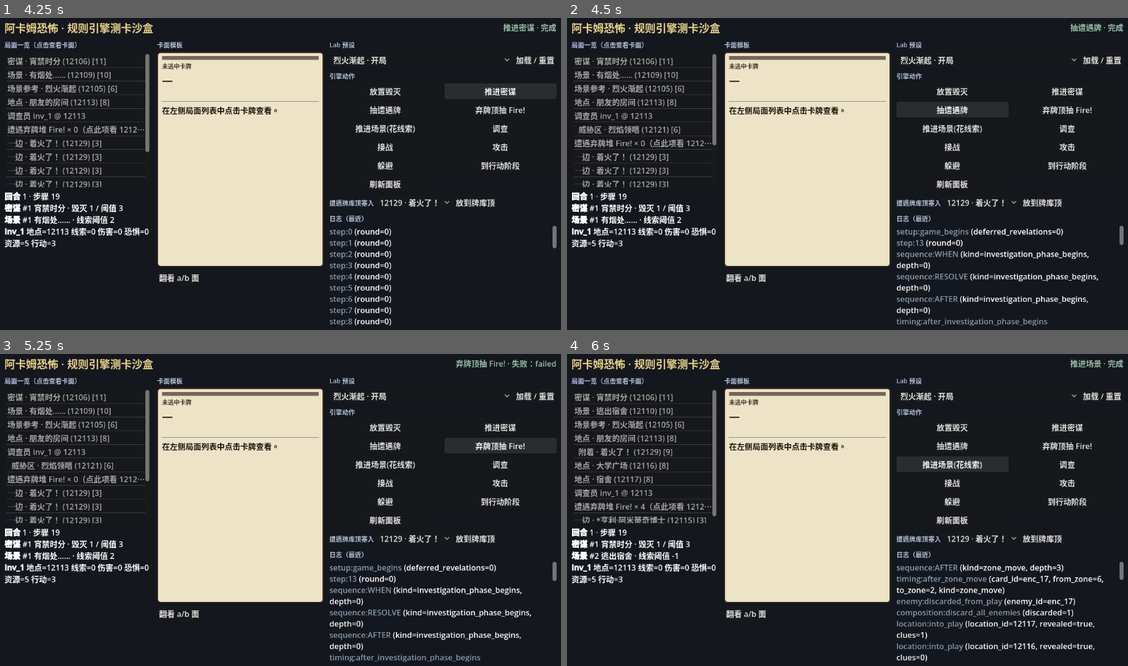
Above: before the commit, frames 1-4 (two rows, left to right).
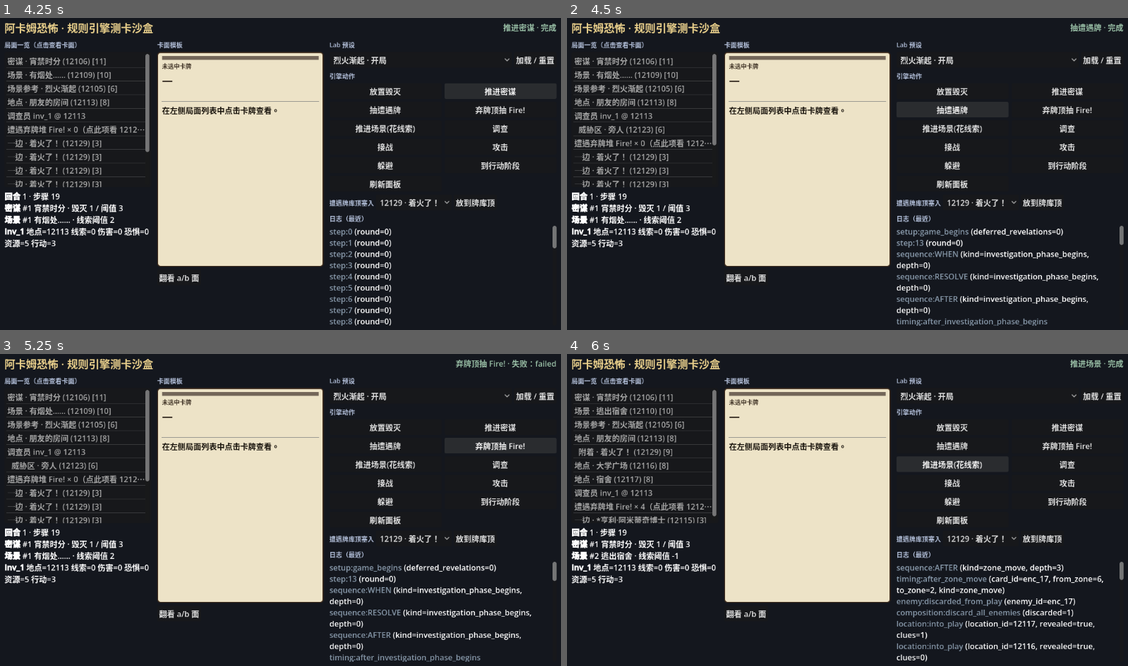
Above: after the commit, the same moments.

Repository: BlastMasterCreeper/arkhamhorror
Game: Godot game, scene res://ui/sandbox/sandbox.tscn
Two runs of this game, one before a commit and one after it. Both use one fixed random seed, a clock stepped at 60 frames per second and the inputs below.
Inputs:
- Up to frame 1 (4.25 s): click "翻看 a/b 面" at 0.5 s; click "烈火渐起 · 开局" at 1.25 s; click "加载 / 重置" at 2 s; click "放置毁灭" at 2.75 s; click "推进密谋" at 3.5 s
- Up to frame 2 (4.5 s): click "抽遭遇牌" at 4.25 s
- Up to frame 3 (5.25 s): click "弃牌顶抽 Fire!" at 5 s
- Up to frame 4 (6 s): click "推进场景(花线索)" at 5.75 s

Frame 1 is identical in both runs. In frame 2, 0.2% of the frame differs, in the area x 7-21%, y 34-38%; in frame 3, 0.2%; in frame 4, nothing differs.

Commit message:
refactor: merge G6 into single seq.framework.phase_boundary
Use phase/boundary params; keep TC.kind subdivided for Forced
match_kind. investigation_phase_ends remains an alias.

Co-authored-by: BlastMasterCreeper <BlastMasterCreeper@users.noreply.github.com>

Diff:
--- a/bootstrap/sequence_catalog_bootstrap.gd
+++ b/bootstrap/sequence_catalog_bootstrap.gd
@@ -390,47 +390,25 @@
 
 
 static func _register_mythos_flows(catalog: SequenceCatalog) -> void:
-	## G6：四阶段 begins/ends 钩子（仅 WHEN/AFTER；步进仍在 FrameworkFlowEngine）。
-	_register_phase_boundary(
-		catalog, PhaseBoundaryFlow.FLOW_MYTHOS_BEGINS, &"mythos", &"begins"
-	)
-	_register_phase_boundary(
-		catalog, PhaseBoundaryFlow.FLOW_MYTHOS_ENDS, &"mythos", &"ends"
-	)
-	_register_phase_boundary(
-		catalog, PhaseBoundaryFlow.FLOW_INVESTIGATION_BEGINS, &"investigation", &"begins"
-	)
-	_register_phase_boundary(
-		catalog, PhaseBoundaryFlow.FLOW_INVESTIGATION_ENDS, &"investigation", &"ends"
-	)
-	_register_phase_boundary(
-		catalog, PhaseBoundaryFlow.FLOW_ENEMY_BEGINS, &"enemy", &"begins"
-	)
-	_register_phase_boundary(
-		catalog, PhaseBoundaryFlow.FLOW_ENEMY_ENDS, &"enemy", &"ends"
-	)
-	_register_phase_boundary(
-		catalog, PhaseBoundaryFlow.FLOW_UPKEEP_BEGINS, &"upkeep", &"begins"
-	)
-	_register_phase_boundary(
-		catalog, PhaseBoundaryFlow.FLOW_UPKEEP_ENDS, &"upkeep", &"ends"
-	)
-
-
-static func _register_phase_boundary(
-	catalog: SequenceCatalog,
-	flow_id: StringName,
-	phase: StringName,
-	boundary: StringName
-) -> void:
-	catalog.register_run(
-		flow_id,
+	## G6：单条阶段边界；phase/boundary → params；TC.kind 仍细分。
+	var phase_build := func(params: Dictionary) -> TriggeringCondition:
+		return TriggeringCondition.phase_boundary_from_params(params)
+	var phase_resolve := func(game_ctx: GameContext, params: Dictionary) -> Dictionary:
+		return PhaseBoundaryFlow.resolve(game_ctx, params)
+	catalog.register_run(PhaseBoundaryFlow.FLOW, phase_build, phase_resolve)
+	## 旧 id：调查结束别名 → 固定 params。
+	catalog.register_run(
+		PhaseBoundaryFlow.FLOW_INVESTIGATION_ENDS_ALIAS,
 		func(_params: Dictionary) -> TriggeringCondition:
-			return TriggeringCondition.phase_boundary(phase, boundary),
-		func(game_ctx: GameContext, params: Dictionary) -> Dictionary:
-			var p := params.duplicate() if params != null else {}
-			p["flow_id"] = flow_id
-			return PhaseBoundaryFlow.resolve(game_ctx, p)
+			return TriggeringCondition.investigation_phase_ends(),
+		func(game_ctx: GameContext, _params: Dictionary) -> Dictionary:
+			return PhaseBoundaryFlow.resolve(
+				game_ctx,
+				{
+					"phase": PhaseBoundaryFlow.PHASE_INVESTIGATION,
+					"boundary": PhaseBoundaryFlow.BOUNDARY_ENDS,
+				}
+			)
 	)
 	catalog.register_run(
 		&"seq.mythos.place_doom",
--- a/core/timing/phase_boundary_flow.gd
+++ b/core/timing/phase_boundary_flow.gd
@@ -1,67 +1,66 @@
 class_name PhaseBoundaryFlow
 extends RefCounted
 
-## 阶段边界钩子 · `seq.framework.*_phase_{begins,ends}`。
-## 仅提供 WHEN/AFTER 订点；框架步进本身仍在 FrameworkFlowEngine。
+## 阶段边界钩子 · 单条 `seq.framework.phase_boundary`。
+## params：`phase` = mythos|investigation|enemy|upkeep；`boundary` = begins|ends。
+## TC.kind 仍为 `{phase}_phase_{boundary}`，供 Forced match_kind 过滤（如 Fire!）。
 
-const FLOW_MYTHOS_BEGINS := &"seq.framework.mythos_phase_begins"
-const FLOW_MYTHOS_ENDS := &"seq.framework.mythos_phase_ends"
-const FLOW_INVESTIGATION_BEGINS := &"seq.framework.investigation_phase_begins"
-const FLOW_INVESTIGATION_ENDS := &"seq.framework.investigation_phase_ends"
-const FLOW_ENEMY_BEGINS := &"seq.framework.enemy_phase_begins"
-const FLOW_ENEMY_ENDS := &"seq.framework.enemy_phase_ends"
-const FLOW_UPKEEP_BEGINS := &"seq.framework.upkeep_phase_begins"
-const FLOW_UPKEEP_ENDS := &"seq.framework.upkeep_phase_ends"
+const FLOW := &"seq.framework.phase_boundary"
+## 旧 id 别名（调查结束）；仍转发到本条 + 固定 params。
+const FLOW_INVESTIGATION_ENDS_ALIAS := &"seq.framework.investigation_phase_ends"
 
-const ALL_FLOWS: Array[StringName] = [
-	FLOW_MYTHOS_BEGINS,
-	FLOW_MYTHOS_ENDS,
-	FLOW_INVESTIGATION_BEGINS,
-	FLOW_INVESTIGATION_ENDS,
-	FLOW_ENEMY_BEGINS,
-	FLOW_ENEMY_ENDS,
-	FLOW_UPKEEP_BEGINS,
-	FLOW_UPKEEP_ENDS,
-]
+const PHASE_MYTHOS := &"mythos"
+const PHASE_INVESTIGATION := &"investigation"
+const PHASE_ENEMY := &"enemy"
+const PHASE_UPKEEP := &"upkeep"
+const BOUNDARY_BEGINS := &"begins"
+const BOUNDARY_ENDS := &"ends"
 
 
-static func flow_for_step(step: AhcEnums.FrameworkStep) -> StringName:
+static func params_for_step(step: AhcEnums.FrameworkStep) -> Dictionary:
 	match step:
 		AhcEnums.FrameworkStep.MYTHOS_1_1_PHASE_BEGINS:
-			return FLOW_MYTHOS_BEGINS
+			return {"phase": PHASE_MYTHOS, "boundary": BOUNDARY_BEGINS}
 		AhcEnums.FrameworkStep.MYTHOS_1_5_PHASE_ENDS:
-			return FLOW_MYTHOS_ENDS
+			return {"phase": PHASE_MYTHOS, "boundary": BOUNDARY_ENDS}
 		AhcEnums.FrameworkStep.INV_2_1_PHASE_BEGINS:
-			return FLOW_INVESTIGATION_BEGINS
+			return {"phase": PHASE_INVESTIGATION, "boundary": BOUNDARY_BEGINS}
 		AhcEnums.FrameworkStep.INV_2_3_PHASE_ENDS:
-			return FLOW_INVESTIGATION_ENDS
+			return {"phase": PHASE_INVESTIGATION, "boundary": BOUNDARY_ENDS}
 		AhcEnums.FrameworkStep.ENEMY_3_1_PHASE_BEGINS:
-			return FLOW_ENEMY_BEGINS
+			return {"phase": PHASE_ENEMY, "boundary": BOUNDARY_BEGINS}
 		AhcEnums.FrameworkStep.ENEMY_3_4_PHASE_ENDS:
-			return FLOW_ENEMY_ENDS
+			return {"phase": PHASE_ENEMY, "boundary": BOUNDARY_ENDS}
 		AhcEnums.FrameworkStep.UPKEEP_4_1_PHASE_BEGINS:
-			return FLOW_UPKEEP_BEGINS
+			return {"phase": PHASE_UPKEEP, "boundary": BOUNDARY_BEGINS}
 		AhcEnums.FrameworkStep.UPKEEP_4_6_PHASE_ENDS:
-			return FLOW_UPKEEP_ENDS
-	return &""
+			return {"phase": PHASE_UPKEEP, "boundary": BOUNDARY_ENDS}
+	return {}
 
 
 static func emit_for_step(game_ctx: GameContext, step: AhcEnums.FrameworkStep) -> Dictionary:
-	var flow_id := flow_for_step(step)
-	if flow_id == &"":
+	var params := params_for_step(step)
+	if params.is_empty():
 		return {"ok": false, "skipped": true}
-	return emit(game_ctx, flow_id)
+	return emit(game_ctx, params)
 
 
-static func emit(game_ctx: GameContext, flow_id: StringName) -> Dictionary:
+static func emit(game_ctx: GameContext, params: Dictionary) -> Dictionary:
 	if (
 		game_ctx != null
 		and game_ctx.sequence_catalog != null
-		and game_ctx.sequence_catalog.has_flow(flow_id)
+		and game_ctx.sequence_catalog.has_flow(FLOW)
 	):
-		return game_ctx.sequence_catalog.run(game_ctx, flow_id, {})
-	return {"ok": true, "flow_id": flow_id}
+		return game_ctx.sequence_catalog.run(game_ctx, FLOW, params)
+	return resolve(game_ctx, params)
 
 
 static func resolve(_game_ctx: GameContext, params: Dictionary) -> Dictionary:
-	return {"ok": true, "flow_id": params.get("flow_id", &"")}
+	var phase: StringName = params.get("phase", &"") as StringName
+	var boundary: StringName = params.get("boundary", &"") as StringName
+	return {
+		"ok": phase != &"" and boundary != &"",
+		"phase": phase,
+		"boundary": boundary,
+		"kind": TriggeringCondition.phase_boundary_kind(phase, boundary),
+	}
--- a/core/timing/triggering_condition.gd
+++ b/core/timing/triggering_condition.gd
@@ -280,23 +280,36 @@
 	return phase_boundary(&"investigation", &"ends", after_timing)
 
 
-## 阶段边界（G6）：phase = mythos|investigation|enemy|upkeep；boundary = begins|ends。
+static func phase_boundary_kind(phase: StringName, boundary: StringName) -> StringName:
+	return StringName("%s_phase_%s" % [phase, boundary])
+
+
+## 阶段边界（G6 · 单条 seq）：phase / boundary → params；kind 仍细分供 match_kind。
 static func phase_boundary(
 	phase: StringName,
 	boundary: StringName,
 	after_timing: StringName = &""
 ) -> TriggeringCondition:
-	var kind := StringName("%s_phase_%s" % [phase, boundary])
+	var kind := phase_boundary_kind(phase, boundary)
 	var t := TriggeringCondition.new()
 	t.id = StringName("%s_%d" % [kind, Time.get_ticks_msec()])
 	t.kind = kind
-	t.tags = [&"framework", phase, boundary]
+	t.tags = [&"framework", &"phase_boundary", phase, boundary]
 	if after_timing == &"":
 		t.after_timing = StringName("after_%s" % kind)
 	else:
 		t.after_timing = after_timing
 	t.payload = {"phase": phase, "boundary": boundary}
 	return t
+
+
+static func phase_boundary_from_params(
+	params: Dictionary,
+	after_timing: StringName = &""
+) -> TriggeringCondition:
+	var phase: StringName = params.get("phase", &"") as StringName
+	var boundary: StringName = params.get("boundary", &"") as StringName
+	return phase_boundary(phase, boundary, after_timing)
 
 
 static func agenda_advance(
--- a/tests/run_headless.gd
+++ b/tests/run_headless.gd
@@ -6243,18 +6243,19 @@
 
 func _test_g6_phase_boundary_catalog() -> bool:
 	var h := RuleTestHarness.new(42)
-	for flow_id in PhaseBoundaryFlow.ALL_FLOWS:
-		if not h.ctx.sequence_catalog.has_flow(flow_id):
-			return false
-	return (
-		PhaseBoundaryFlow.flow_for_step(AhcEnums.FrameworkStep.MYTHOS_1_1_PHASE_BEGINS)
-		== PhaseBoundaryFlow.FLOW_MYTHOS_BEGINS
-		and PhaseBoundaryFlow.flow_for_step(AhcEnums.FrameworkStep.INV_2_3_PHASE_ENDS)
-		== PhaseBoundaryFlow.FLOW_INVESTIGATION_ENDS
-		and PhaseBoundaryFlow.flow_for_step(AhcEnums.FrameworkStep.ENEMY_3_4_PHASE_ENDS)
-		== PhaseBoundaryFlow.FLOW_ENEMY_ENDS
-		and PhaseBoundaryFlow.flow_for_step(AhcEnums.FrameworkStep.UPKEEP_4_1_PHASE_BEGINS)
-		== PhaseBoundaryFlow.FLOW_UPKEEP_BEGINS
+	var mythos_begins := PhaseBoundaryFlow.params_for_step(
+		AhcEnums.FrameworkStep.MYTHOS_1_1_PHASE_BEGINS
+	)
+	var inv_ends := PhaseBoundaryFlow.params_for_step(
+		AhcEnums.FrameworkStep.INV_2_3_PHASE_ENDS
+	)
+	return (
+		h.ctx.sequence_catalog.has_flow(PhaseBoundaryFlow.FLOW)
+		and h.ctx.sequence_catalog.has_flow(PhaseBoundaryFlow.FLOW_INVESTIGATION_ENDS_ALIAS)
+		and mythos_begins.get("phase", &"") == PhaseBoundaryFlow.PHASE_MYTHOS
+		and mythos_begins.get("boundary", &"") == PhaseBoundaryFlow.BOUNDARY_BEGINS
+		and inv_ends.get("phase", &"") == PhaseBoundaryFlow.PHASE_INVESTIGATION
+		and inv_ends.get("boundary", &"") == PhaseBoundaryFlow.BOUNDARY_ENDS
 	)
 
 
Not shown, changed: docs/design/17-seq-runtime.md
Not shown, changed: docs/design/22-seq-granularity.md
